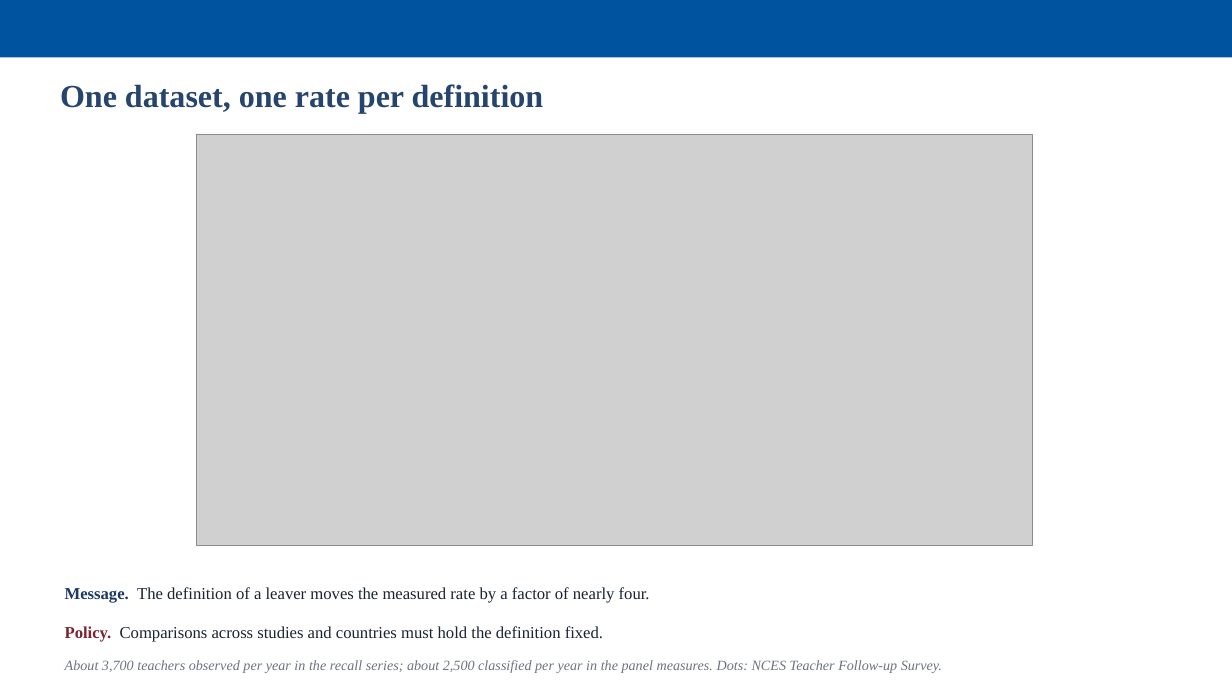
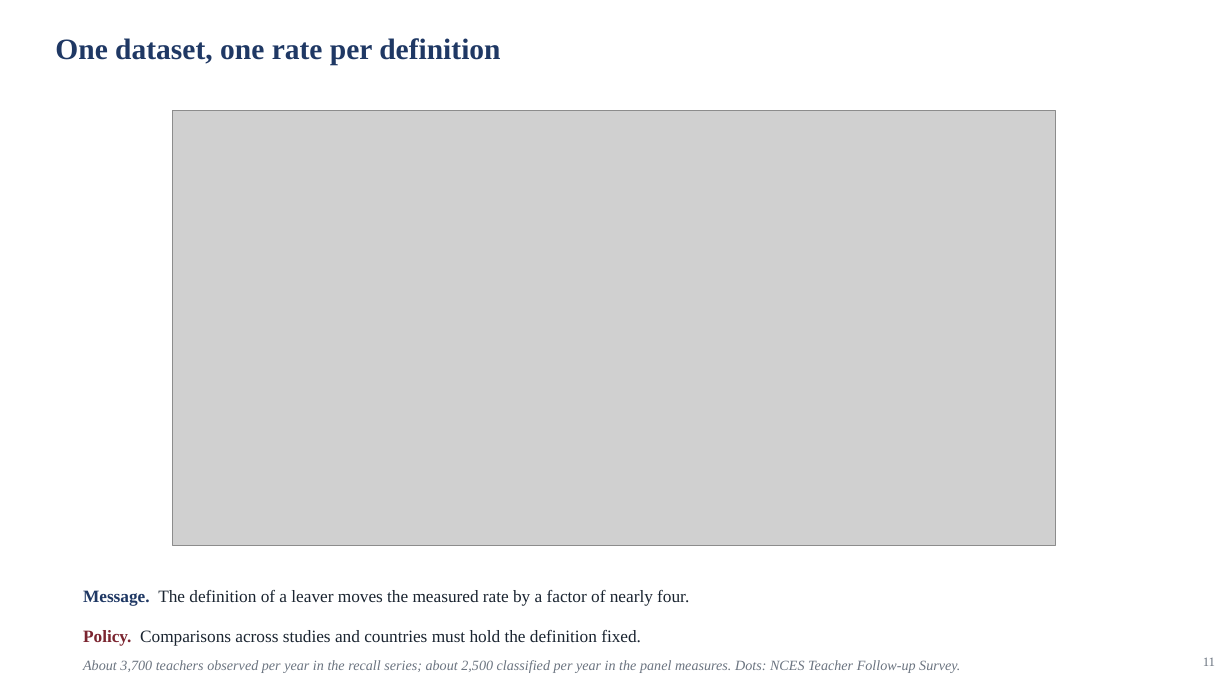
Before and after one commit to jedr1-ship-it/Alternative-Pathways----Quant, a slide deck: slide 11 of report/data_cluster/Proyect_US_cluster.pptx. Drawn at 1232x693 pixels with LibreOffice and Linux fonts; fonts in the diff are those of the drawing; grey boxes stand for pictures. Boxes give left, top, right and bottom in pixels: in the first picture for what was removed or moved away, otherwise in the second. Text is boxed around its words. In the diff, an @@ line names an element or a change of style, - is before the commit and + after.

```diff
--- a/report/data_cluster/Proyect_US_cluster.pptx
+++ b/report/data_cluster/Proyect_US_cluster.pptx
@@ rectangle removed at box(0, 0, 1232, 57) @@
@@ text "One dataset, one rate per ...": place and size @@
-text "One dataset, one rate per ..." at box(60, 84, 544, 114)
+text "One dataset, one rate per ..." at box(55, 38, 500, 65)
@@ text "One dataset, one rate per ..." at box(55, 38, 500, 65): size 25 to 23 pt, text colour #26456E to #1F3864 @@
@@ picture: place and size @@
-picture at box(197, 134, 1033, 545)
+picture at box(173, 111, 1056, 545)
@@ text "Message. The definition of a ...": place and size @@
-text "Message. The definition of a ..." at box(65, 587, 650, 603)
+text "Message. The definition of a ..." at box(83, 590, 689, 606)
@@ text "Message. The definition of a ..." at box(83, 590, 689, 606): size 13 to 13.5 pt; line spacing 17.6pt to 18.2pt @@
@@ text "Policy. Comparisons across studies and ..." at box(83, 630, 641, 646): size 13 to 13.5 pt; line spacing 17.6pt to 18.2pt @@
@@ text "Policy. Comparisons across studies and ...": place and size @@
-text "Policy. Comparisons across studies and ..." at box(65, 626, 603, 641)
+text "Policy. Comparisons across studies and ..." at box(83, 630, 641, 646)
@@ text "About 3,700 teachers observed per ...": place and size @@
-text "About 3,700 teachers observed per ..." at box(65, 660, 942, 673)
+text "About 3,700 teachers observed per ..." at box(83, 660, 960, 673)
@@ text added at box(1203, 657, 1215, 666), 10 pt, text #6B7480 @@
+11
```
Also in this commit, not shown: 36 other slides changed, 2 slides added, 1 slide removed, 7 other files.
